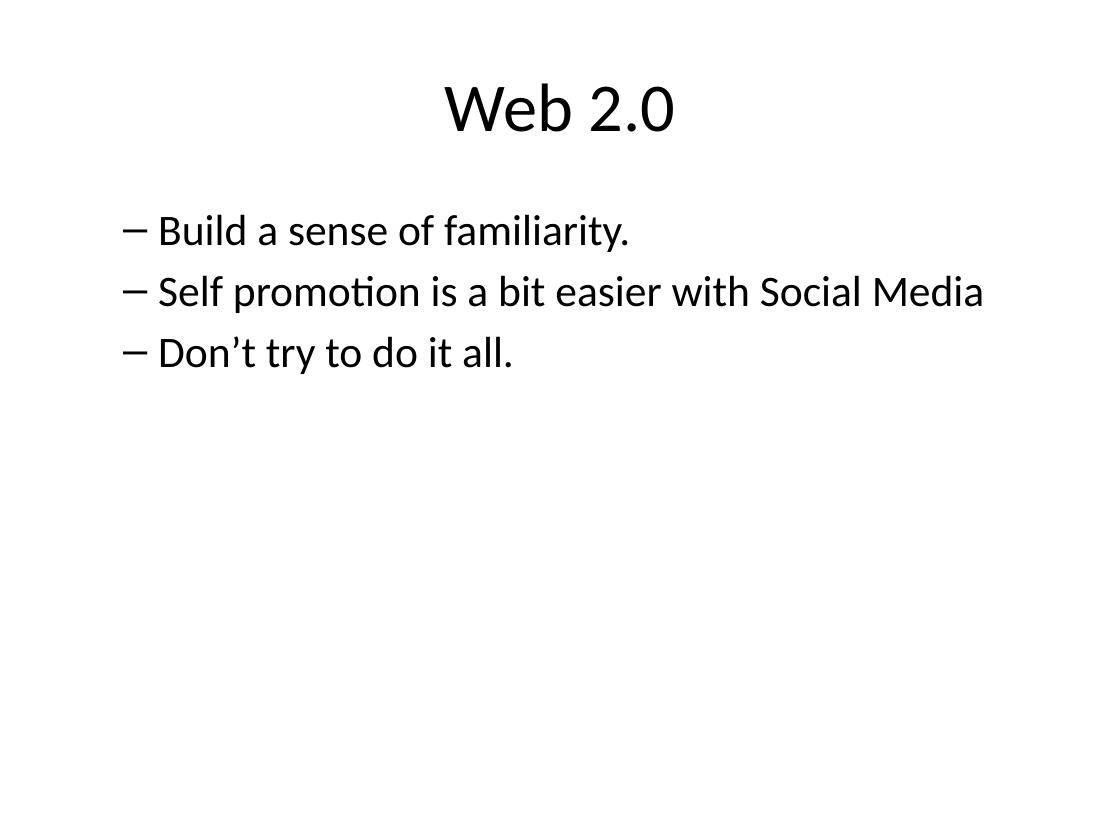
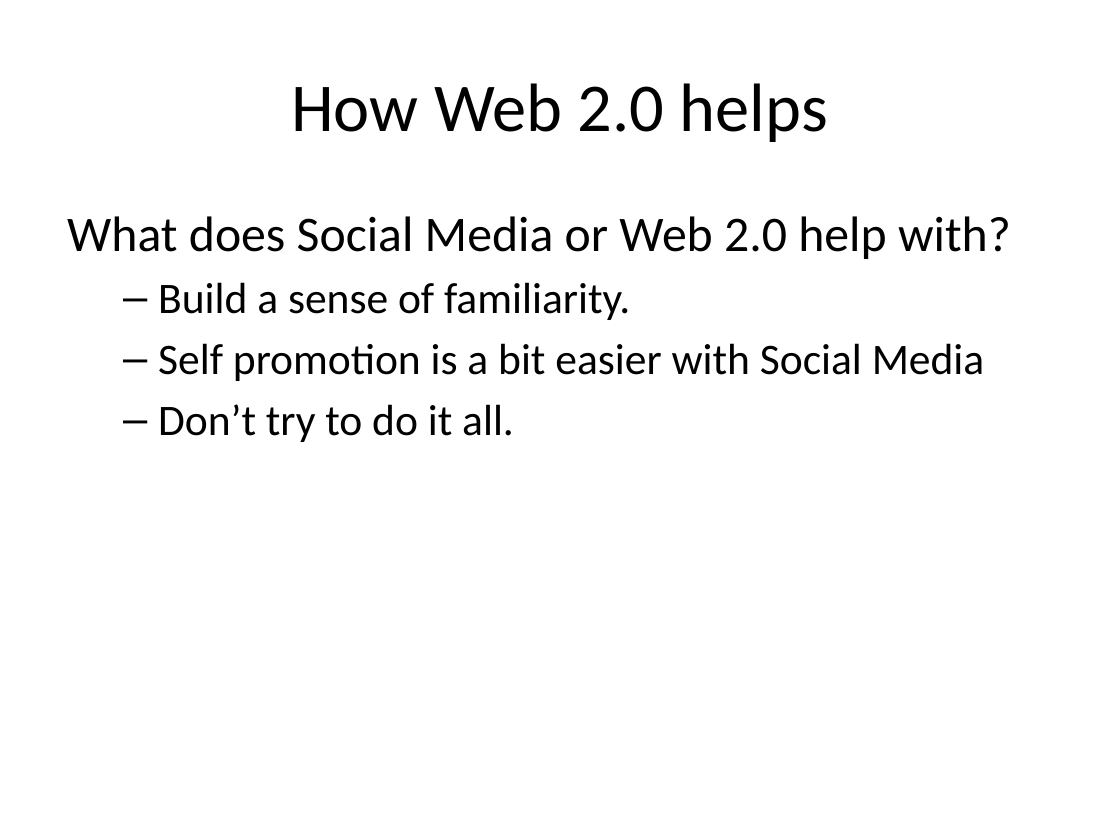
Before and after one commit to pmean/finding-customers, a slide deck: slide 27 of finding-customers.pptx (slide 24 before the commit). Drawn at 1120x840 pixels with LibreOffice and Linux fonts; fonts in the diff are those of the drawing. Boxes give left, top, right and bottom in pixels: in the first picture for what was removed or moved away, otherwise in the second. Text is boxed around its words. In the diff, an @@ line names an element or a change of style, - is before the commit and + after.

```diff
--- a/finding-customers.pptx
+++ b/finding-customers.pptx
@@ title at [291,83,828,142]: text changed @@
-Web 2.0
+How Web 2.0 helps
@@ text at [67,216,1011,259]: paragraph added @@
+What does Social Media or Web 2.0 help with?
```
Also in this commit, not shown: 5 other slides changed, 10 slides added, 1 slide removed, 3 other files.
